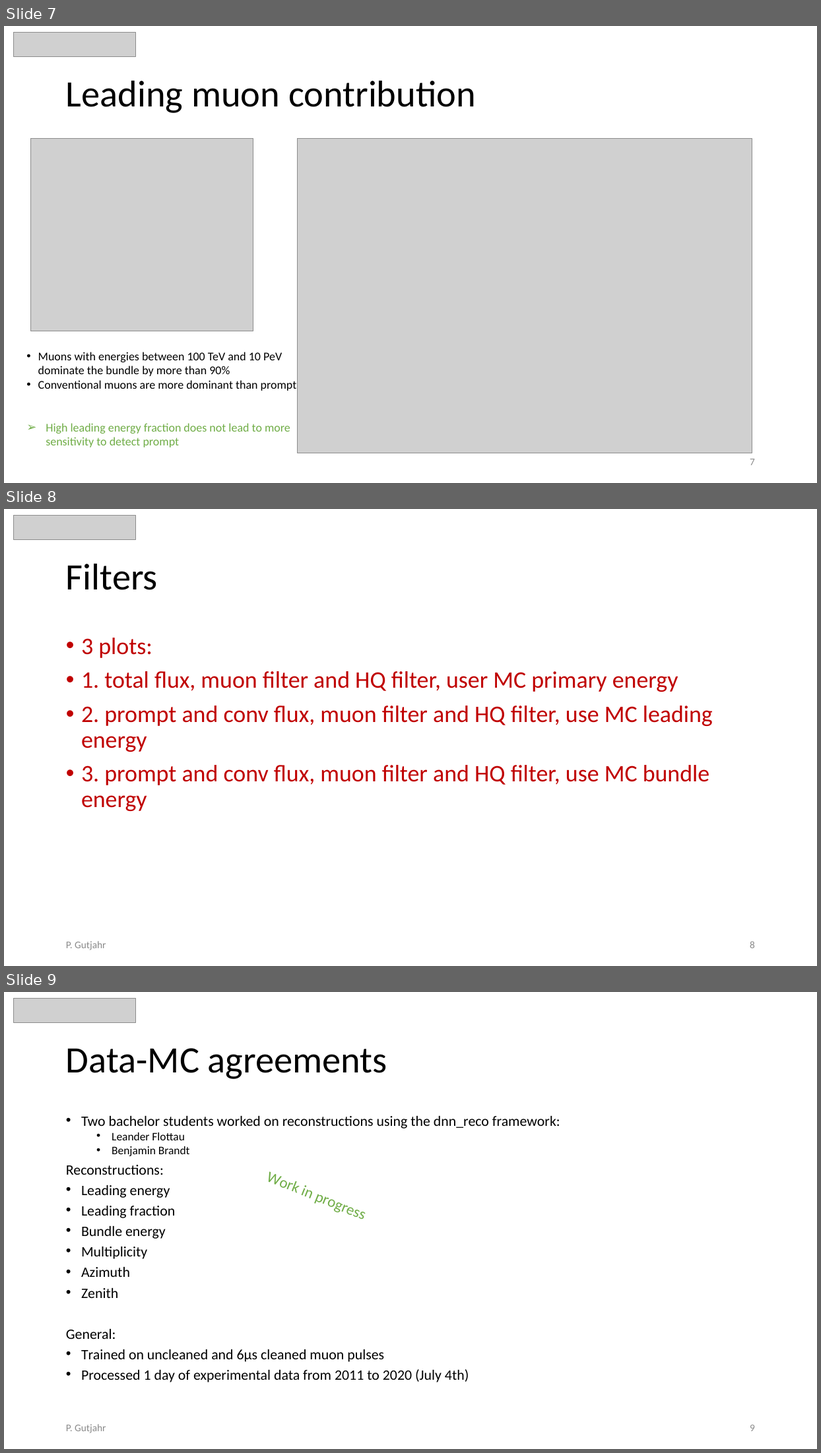
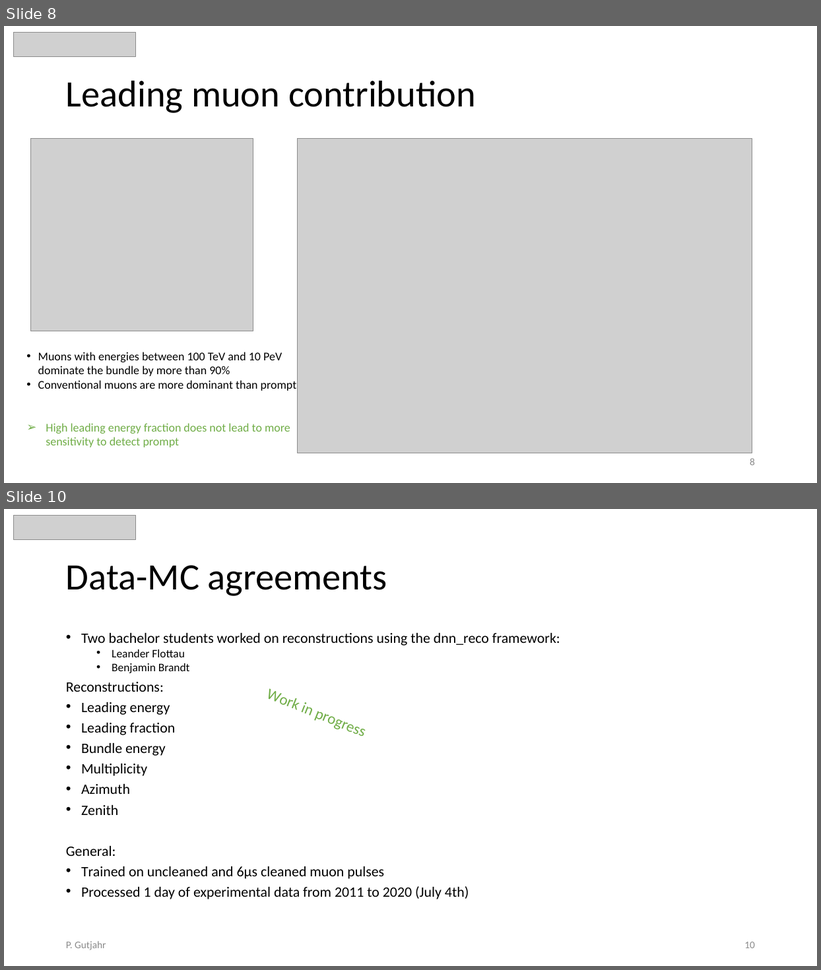
Before and after one commit to pascalgutjahr/presentations, a slide deck: cr_group/cr_call_2023_09_22.pptx. Shown one above the other, each under a label of ours: slides 7, 8 and 9 before the commit, slides 8 and 10 after it; the slides between them are not shown. The pictures are 821x1453 and 821x970 pixels, drawn with LibreOffice and Linux fonts; fonts in the diff are those of the drawing; grey boxes stand for pictures. Boxes give left, top, right and bottom in pixels: in the first picture for what was removed or moved away, otherwise in the second. Text is boxed around its words. In the diff, an @@ line names an element or a change of style, - is before the commit and + after.

```diff
--- a/cr_group/cr_call_2023_09_22.pptx
+++ b/cr_group/cr_call_2023_09_22.pptx
@@ slide 8 removed at bbox=[4, 509, 817, 966], background #FFFFFF @@
@@ picture removed at bbox=[14, 515, 136, 539] @@
@@ title removed at bbox=[66, 563, 158, 590] @@
-Filters
@@ text removed at bbox=[81, 638, 713, 811] @@
-• 3 plots:
-• 1. total flux, muon filter and HQ filter, user MC primary energy
-• 2. prompt and conv flux, muon filter and HQ filter, use MC leading energy
-• 3. prompt and conv flux, muon filter and HQ filter, use MC bundle energy
@@ text removed at bbox=[66, 941, 106, 951] @@
-P. Gutjahr
@@ page number removed at bbox=[750, 941, 755, 949] @@
-8
@@ what was slide 7 is now slide 8 @@
@@ page number at bbox=[750, 458, 755, 466]: text changed @@
-7
+8
@@ what was slide 9 is now slide 10 @@
@@ page number at bbox=[745, 942, 755, 949]: text changed @@
-9
+10
```
Also in this commit, not shown: 10 slides changed, 4 slides added.
